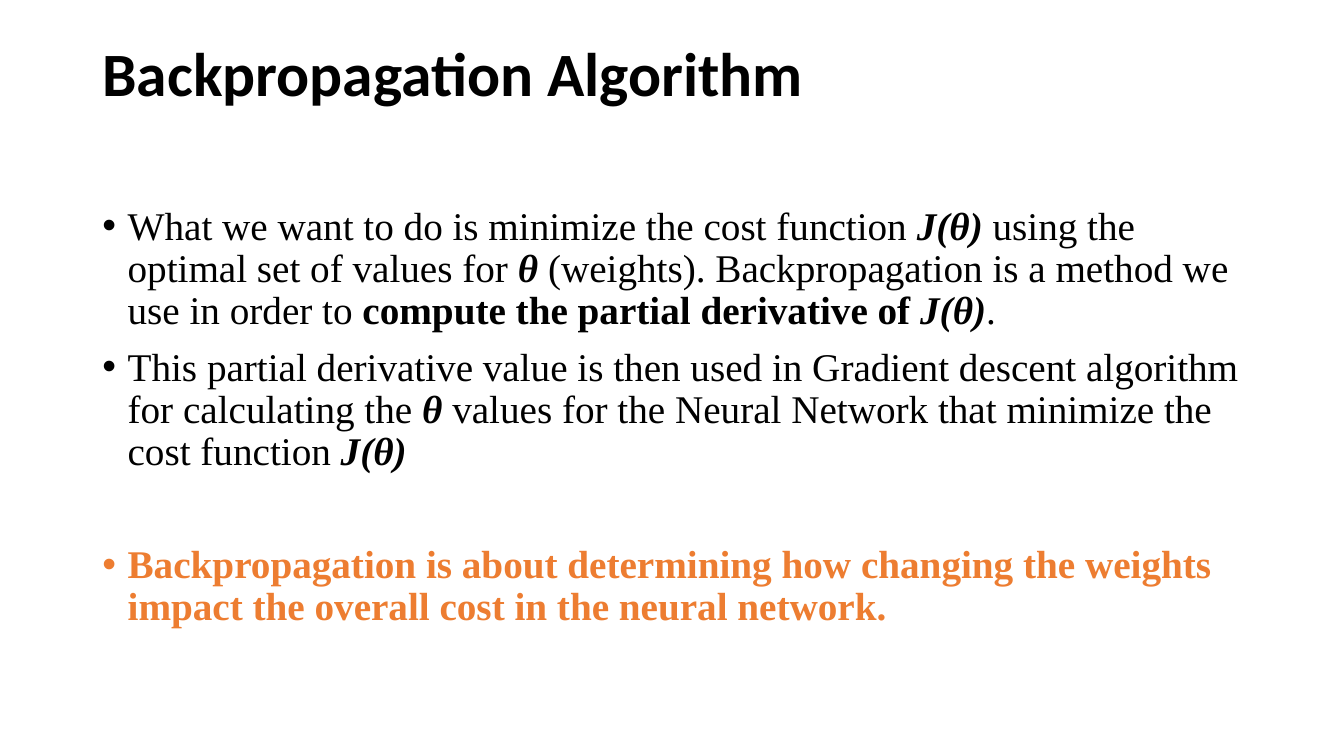
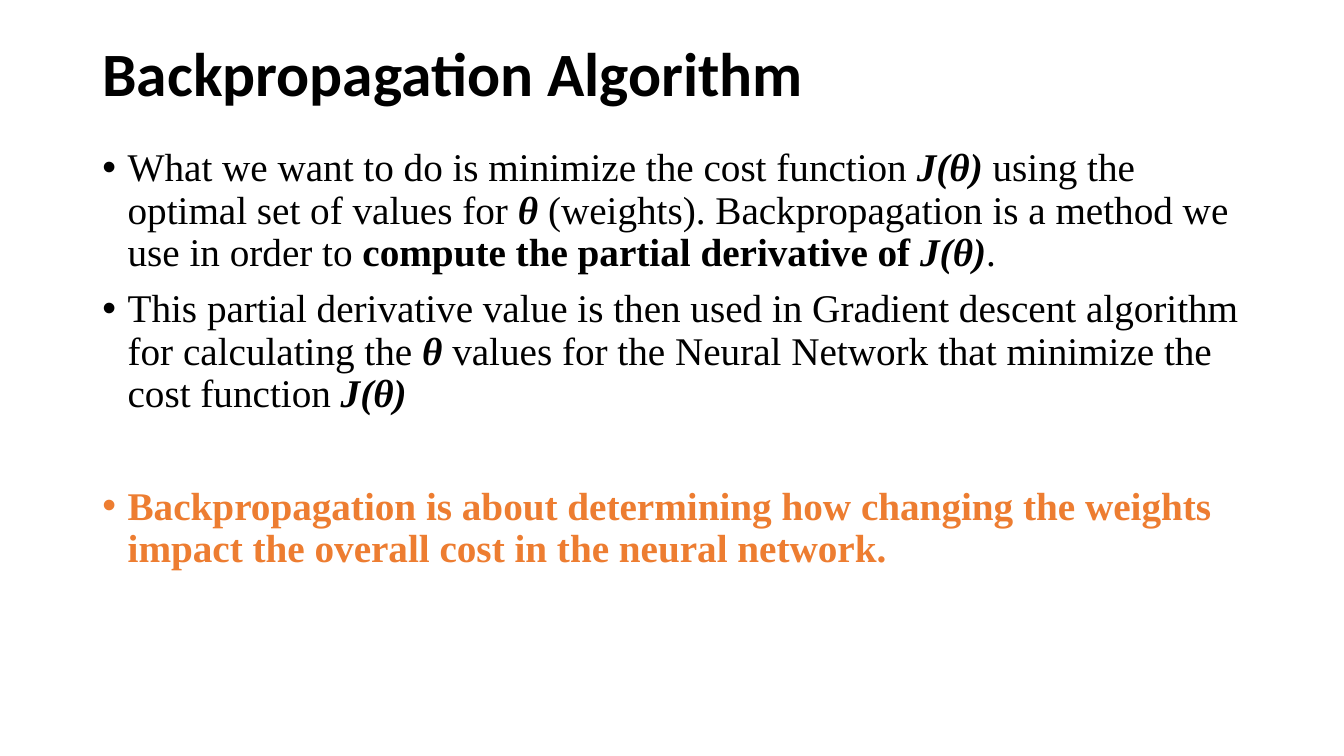
Before and after one commit to RashmivernekarN/ai_with_python_keonics, a slide deck: slide 17 of Module7/7ppt.pptx (slide 15 before the commit). Drawn at 1344x756 pixels with LibreOffice and Linux fonts; fonts in the diff are those of the drawing. Boxes give left, top, right and bottom in pixels: in the first picture for what was removed or moved away, otherwise in the second. Text is boxed around its words. In the diff, an @@ line names an element or a change of style, - is before the commit and + after.

```diff
--- a/Module7/7ppt.pptx
+++ b/Module7/7ppt.pptx
@@ text "What we want to do ...": place and size @@
-text "What we want to do ..." at <box>128,212,1238,628</box>
+text "What we want to do ..." at <box>128,153,1238,570</box>
```
Also in this commit, not shown: 5 other slides changed, 7 slides added, 1 slide removed, 13 other files.
